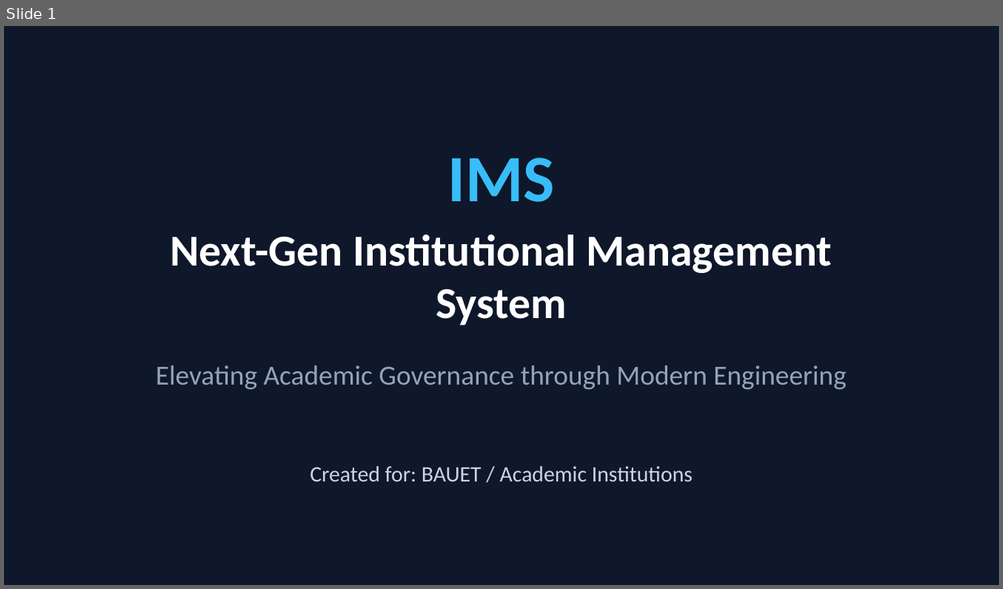
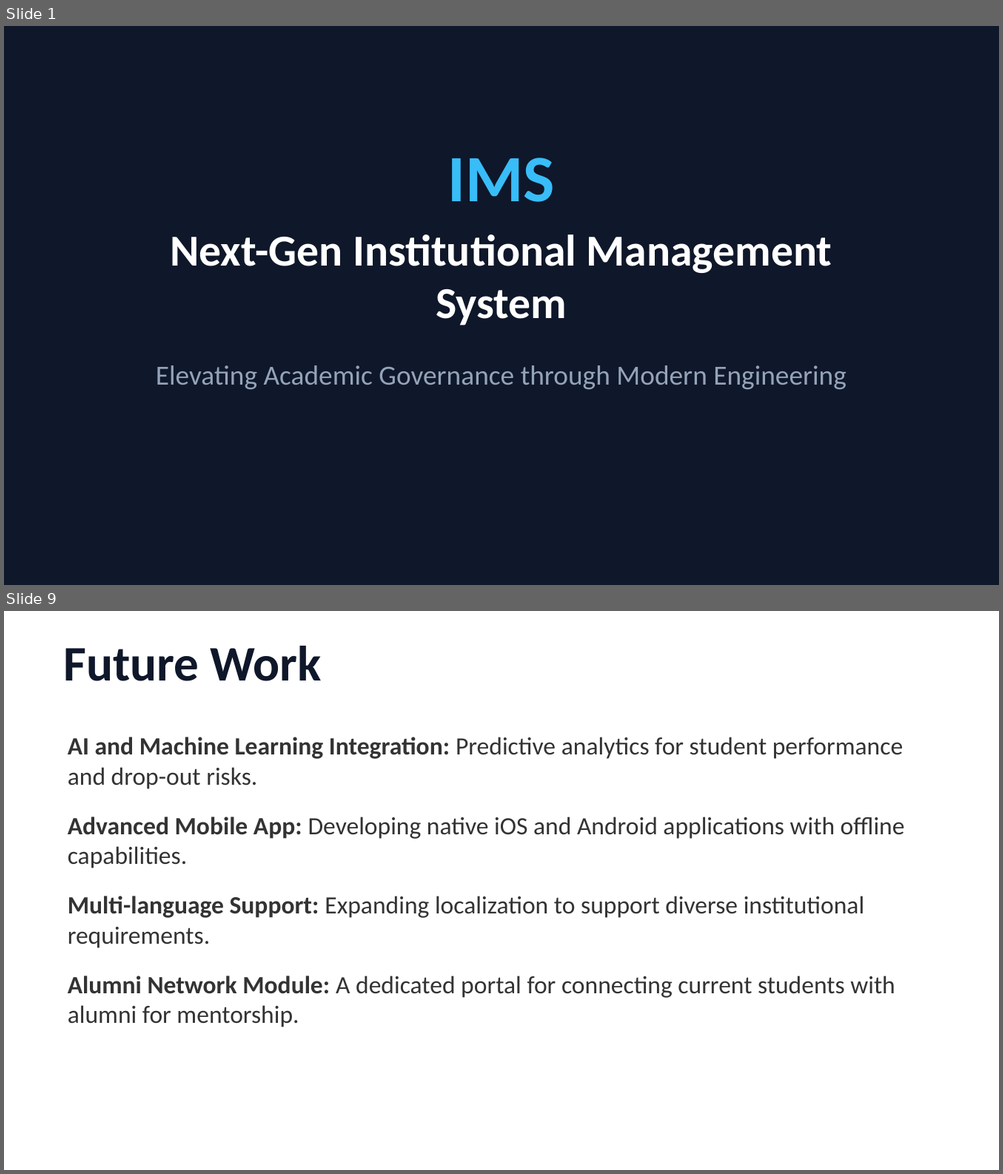
Before and after one commit to NoorAbdullah02/IMS, a slide deck: IMS_Project_Presentation.pptx. Shown one above the other, each under a label of ours: slide 1 before the commit, slides 1 and 9 after it; the slides between them are not shown. The pictures are 1003x589 and 1003x1174 pixels, drawn with LibreOffice and Linux fonts; fonts in the diff are those of the drawing. Boxes give left, top, right and bottom in pixels: in the first picture for what was removed or moved away, otherwise in the second. Text is boxed around its words. In the diff, an @@ line names an element or a change of style, - is before the commit and + after.

```diff
--- a/IMS_Project_Presentation.pptx
+++ b/IMS_Project_Presentation.pptx
@@ slide 9 added at (4,611,999,1170), background #FFFFFF @@
@@ text added at (63,646,321,681), 36 pt, text #0F172A, bold @@
+Future Work
@@ text added at (68,737,902,789), 18 pt, text #333333 @@
+• AI and Machine Learning Integration: Predictive analytics for student performance and drop-out risks.
@@ text added at (68,817,905,869), 18 pt, text #333333 @@
+• Advanced Mobile App: Developing native iOS and Android applications with offline capabilities.
@@ text added at (68,896,864,948), 18 pt, text #333333 @@
+• Multi-language Support: Expanding localization to support diverse institutional requirements.
@@ text added at (68,976,895,1028), 18 pt, text #333333 @@
+• Alumni Network Module: A dedicated portal for connecting current students with alumni for mentorship.
@@ slide 1 changed as well @@
@@ text removed at (310,466,692,482) @@
-Created for: BAUET / Academic Institutions
```
Also in this commit, not shown: 1 other slide changed, 9 other slides added, 7 slides removed, 1 other file.
